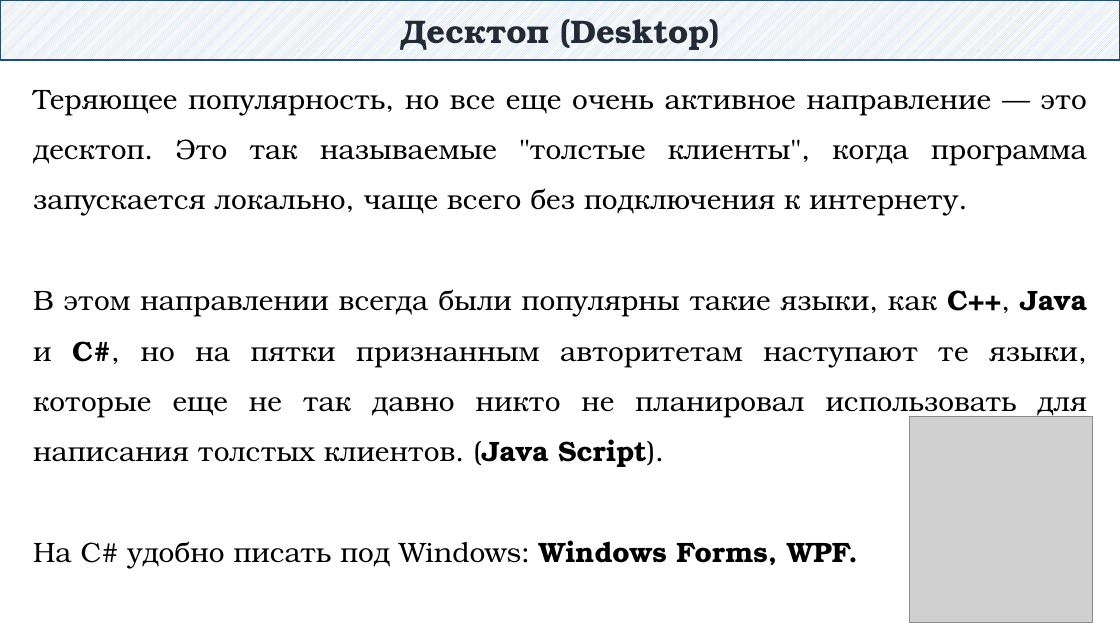
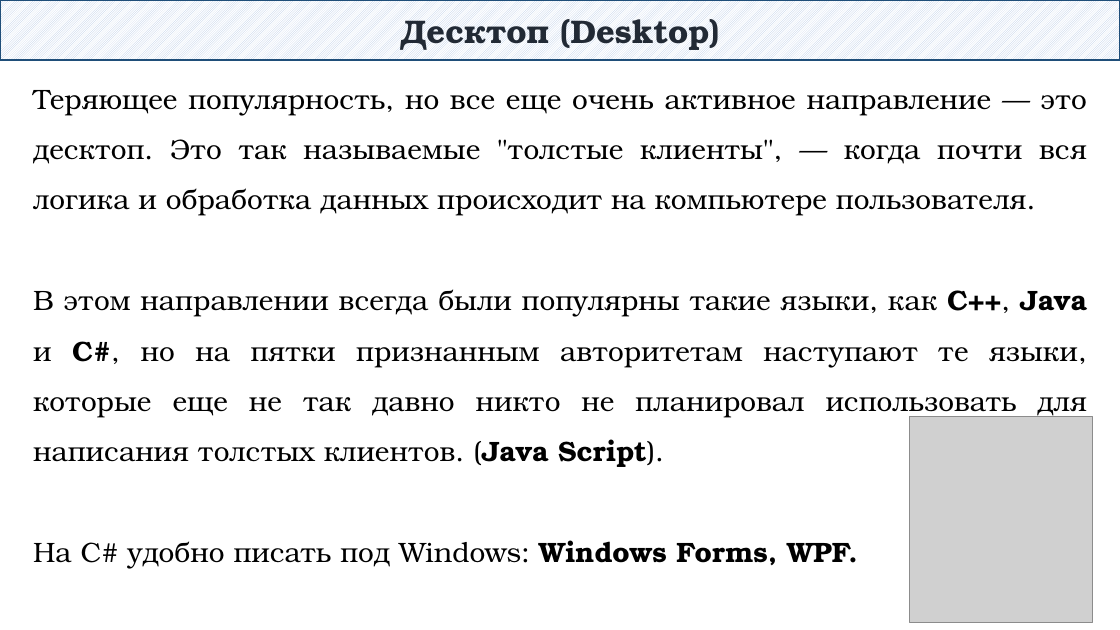
Before and after one commit to DaniilKlyukin/OOP-6, a slide deck: slide 2 of Лекции/ООП 2 лек 1.pptx (slide 5 before the commit). Drawn at 1120x630 pixels with LibreOffice and Linux fonts; fonts in the diff are those of the drawing; grey boxes stand for pictures. Boxes give left, top, right and bottom in pixels: in the first picture for what was removed or moved away, otherwise in the second. Text is boxed around its words. In the diff, an @@ line names an element or a change of style, - is before the commit and + after.

```diff
--- a/Лекции/ООП 2 лек 1.pptx
+++ b/Лекции/ООП 2 лек 1.pptx
@@ text at (33,90,1087,216): text changed @@
-Теряющее популярность, но все еще очень активное направление — это десктоп. Это так называемые "толстые клиенты", когда программа запускается локально, чаще всего без подключения к интернету.
+Теряющее популярность, но все еще очень активное направление — это десктоп. Это так называемые "толстые клиенты", — когда почти вся логика и обработка данных происходит на компьютере пользователя.
```
Also in this commit, not shown: 3 other slides changed, 5 slides added, 10 slides removed, 12 other files.
